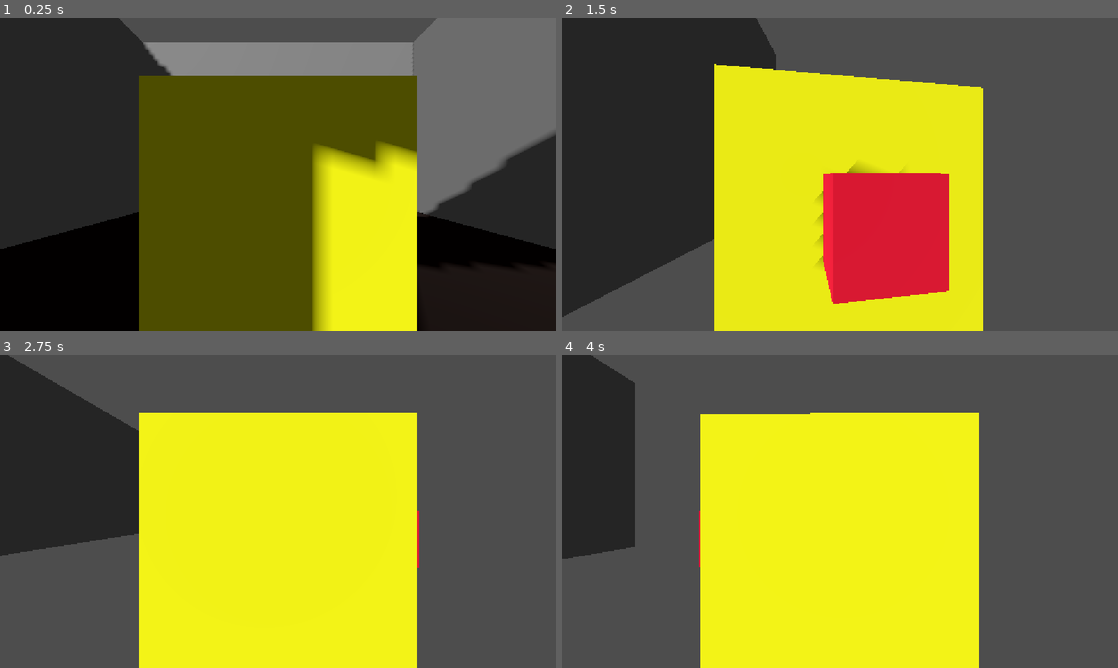
Above: before the commit, frames 1-4 (two rows, left to right).
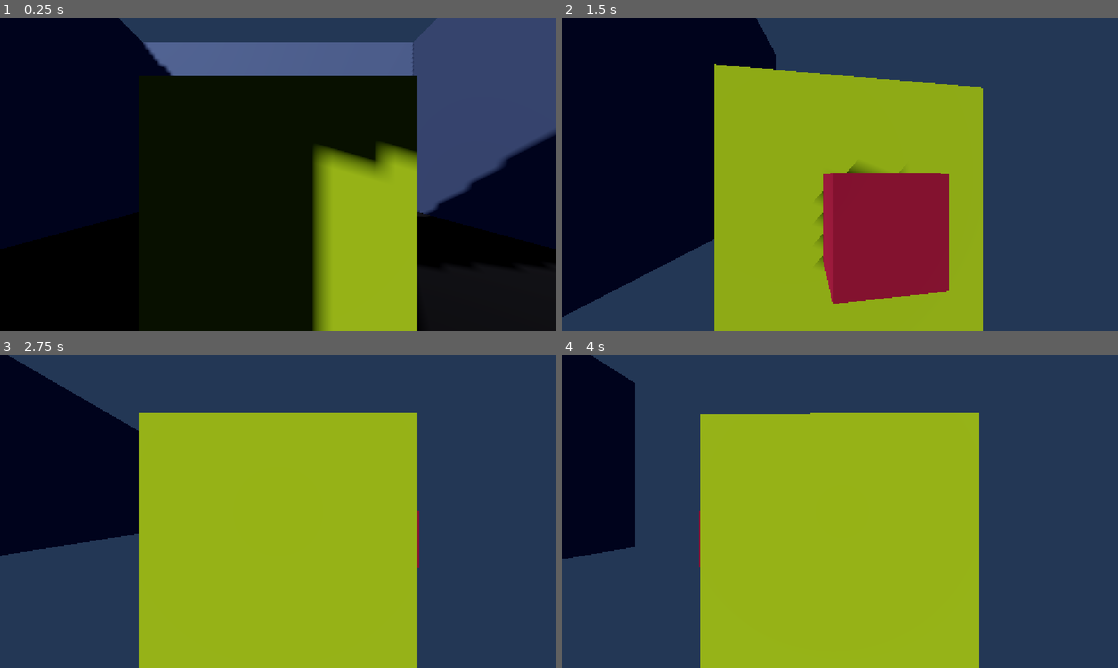
Above: after the commit, the same moments.

Repository: Panteve/Casa_abandonada_videojuego
Game: Godot game, scene res://zonaA/zona_a.tscn
The game is run twice, just before and just after one commit, with the same random seed, the same clock (stepped at 60 frames per second) and the same inputs.
Inputs:
- Up to frame 1 (0.25 s): no input
- Up to frame 2 (1.5 s): tap Enter at 0.5 s; hold D 0.53-1.28 s; hold E 0.53-1.28 s; hold S from 1.28 s (still down); tap E at 1.35 s
- Up to frame 3 (2.75 s): release S at 2.03 s; hold D from 2.03 s (still down); hold E from 2.03 s (still down)
- Up to frame 4 (4 s): release D at 2.78 s; release E at 2.78 s; hold W 2.78-3.53 s; tap E at 2.85 s; hold A from 3.53 s (still down); hold E from 3.53 s (still down)

The runs differ from the first frame. In frame 1, 84% of the frame differs, in the area x 0-100%, y 0-100%; in frame 2, 100%; in frame 3, 100%; in frame 4, 100%.

Commit message:
Tarea A nivel 1: CicloDia y SistemaSol

Diff:
--- /dev/null
+++ b/ciclo_dia.gd
@@ -0,0 +1,22 @@
+
+class_name CicloDia
+extends Node
+
+const NARANJA := Color(0.35, 0.55, 0.85)
+
+@export var hora := 8.0
+@export var duracion_dia := 48.0
+@export var pausado := true
+
+func avanzar(dt: float) -> void:
+	if not pausado:
+		hora = fposmod(hora + 24.0 * dt / duracion_dia, 24.0)
+
+static func elevacion(h: float) -> float:
+	return (h - 6.0) * 15.0
+
+static func factor_sol(h: float) -> float:
+	return maxf(0.0, sin(deg_to_rad(elevacion(h))))
+
+static func color_sol(h: float) -> Color:
+	return NARANJA.lerp(Color.WHITE, factor_sol(h))
--- /dev/null
+++ b/sistema_sol.gd
@@ -0,0 +1,38 @@
+
+class_name SistemaSol
+extends Node
+
+signal cambio_noche(es_noche: bool)
+
+@export var sol: DirectionalLight3D
+@export var entorno: WorldEnvironment
+@export var energia_sol := 1.0
+@export var azimut := -30.0
+@export var ambiente_dia := 1.0
+@export var ambiente_noche := 0.2
+
+@onready var ciclo: CicloDia = $CicloDia
+
+var era_noche := false
+
+func _ready() -> void:
+	aplicar_hora()
+	era_noche = CicloDia.factor_sol(ciclo.hora) <= 0.0
+
+func _process(delta: float) -> void:
+	ciclo.avanzar(delta)
+	aplicar_hora()
+
+	var es_noche := CicloDia.factor_sol(ciclo.hora) <= 0.0
+	if es_noche != era_noche:
+		era_noche = es_noche
+		cambio_noche.emit(es_noche)
+
+func aplicar_hora() -> void:
+	var h := ciclo.hora
+	var f := CicloDia.factor_sol(h)
+
+	sol.rotation_degrees = Vector3(-CicloDia.elevacion(h), azimut, 0.0)
+	sol.light_energy = energia_sol * f
+	sol.light_color = CicloDia.color_sol(h)
+	entorno.environment.ambient_light_energy = lerpf(ambiente_noche, ambiente_dia, f)
--- a/zonaA/zona_a.tscn
+++ b/zonaA/zona_a.tscn
@@ -1,6 +1,8 @@
 [gd_scene format=3 uid="uid://df7fsdl7bu340"]
 
+[ext_resource type="Script" uid="uid://bjietg1os5s20" path="res://sistema_sol.gd" id="1_oxmde"]
 [ext_resource type="Script" uid="uid://gcynf8lm6j7b" path="res://control_jugador.gd" id="1_rwx75"]
+[ext_resource type="Script" uid="uid://f5j0s7v7lp0i" path="res://ciclo_dia.gd" id="2_c7mlr"]
 [ext_resource type="Script" uid="uid://rbvgcxrsifhp" path="res://lector_entrada.gd" id="2_xbrrk"]
 [ext_resource type="Script" uid="uid://bm43kfji21dj" path="res://motor.gd" id="3_oxmde"]
 [ext_resource type="Script" uid="uid://ejogjbpi60fy" path="res://orientador.gd" id="4_c7mlr"]
@@ -14,7 +16,18 @@
 [sub_resource type="StandardMaterial3D" id="StandardMaterial3D_40pyl"]
 albedo_color = Color(0.14295667, 0.08967427, 0.064908475, 1)
 
+[sub_resource type="ProceduralSkyMaterial" id="ProceduralSkyMaterial_xbrrk"]
+
+[sub_resource type="Sky" id="Sky_rwx75"]
+sky_material = SubResource("ProceduralSkyMaterial_xbrrk")
+
 [sub_resource type="Environment" id="Environment_neklc"]
+background_mode = 1
+background_color = Color(0.13725491, 0.21568628, 0.33333334, 1)
+sky = SubResource("Sky_rwx75")
+ambient_light_source = 2
+ambient_light_color = Color(0.04575874, 0.08225452, 0.27120623, 1)
+tonemap_mode = 2
 
 [sub_resource type="BoxMesh" id="BoxMesh_ostoq"]
 size = Vector3(0.2, 3, 5)
@@ -83,13 +96,17 @@
 mesh = SubResource("BoxMesh_jlj7e")
 
 [node name="Sol" type="DirectionalLight3D" parent="." unique_id=1171175162]
-transform = Transform3D(0.8660254, 0.25, -0.4330127, 0, 0.8660254, 0.5, 0.5, -0.4330127, 0.75, 0, 4.0657625, 5.730858)
+transform = Transform3D(0.8660254, 0.25, -0.4330127, 0, 0.8660254, 0.5, 0.5, -0.4330127, 0.75, -1.7040503, 4.60947, 5.730858)
 light_energy = 0.5
 shadow_enabled = true
 
-[node name="SistemaSol" type="Node" parent="." unique_id=1161359304]
+[node name="SistemaSol" type="Node" parent="." unique_id=1161359304 node_paths=PackedStringArray("sol", "entorno")]
+script = ExtResource("1_oxmde")
+sol = NodePath("../Sol")
+entorno = NodePath("../WorldEnvironment")
 
 [node name="CicloDia" type="Node" parent="SistemaSol" unique_id=1344737503]
+script = ExtResource("2_c7mlr")
 
 [node name="Jugador" type="CharacterBody3D" parent="." unique_id=47889504]
 script = ExtResource("1_rwx75")
Not shown, added: ciclo_dia.gd.uid
Not shown, added: sistema_sol.gd.uid
